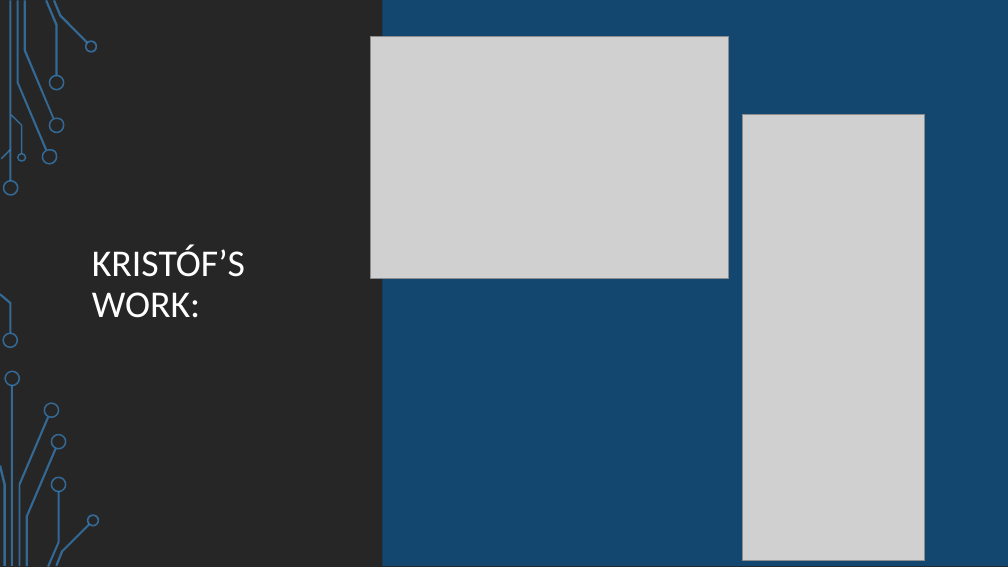
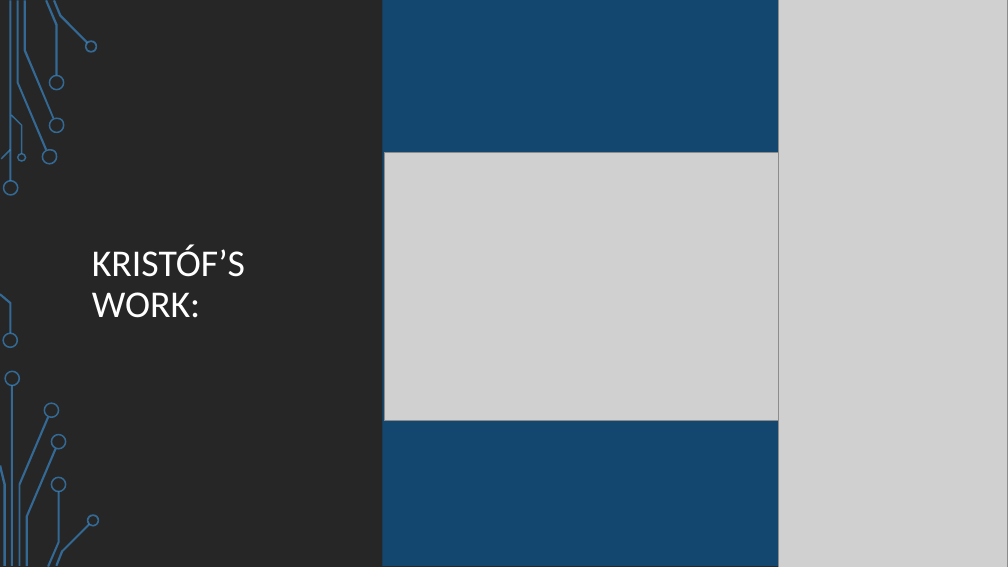
Before and after one commit to blLilili/AAAUTO, a slide deck: slide 5 of projekt/Our website (1).pptx. Drawn at 1008x567 pixels with LibreOffice and Linux fonts; fonts in the diff are those of the drawing; grey boxes stand for pictures; background and template pictures are left out. Boxes give left, top, right and bottom in pixels: in the first picture for what was removed or moved away, otherwise in the second. Text is boxed around its words. In the diff, an @@ line names an element or a change of style, - is before the commit and + after.

```diff
--- a/projekt/Our website (1).pptx
+++ b/projekt/Our website (1).pptx
@@ picture: place and size @@
-picture at bbox=[743, 114, 925, 561]
+picture at bbox=[779, 0, 1007, 567]
@@ freeform shape removed at bbox=[969, 1, 994, 129] @@
@@ picture: place and size @@
-picture at bbox=[371, 36, 729, 279]
+picture at bbox=[384, 153, 780, 420]
```
Also in this commit, not shown: 1 other slide changed.
